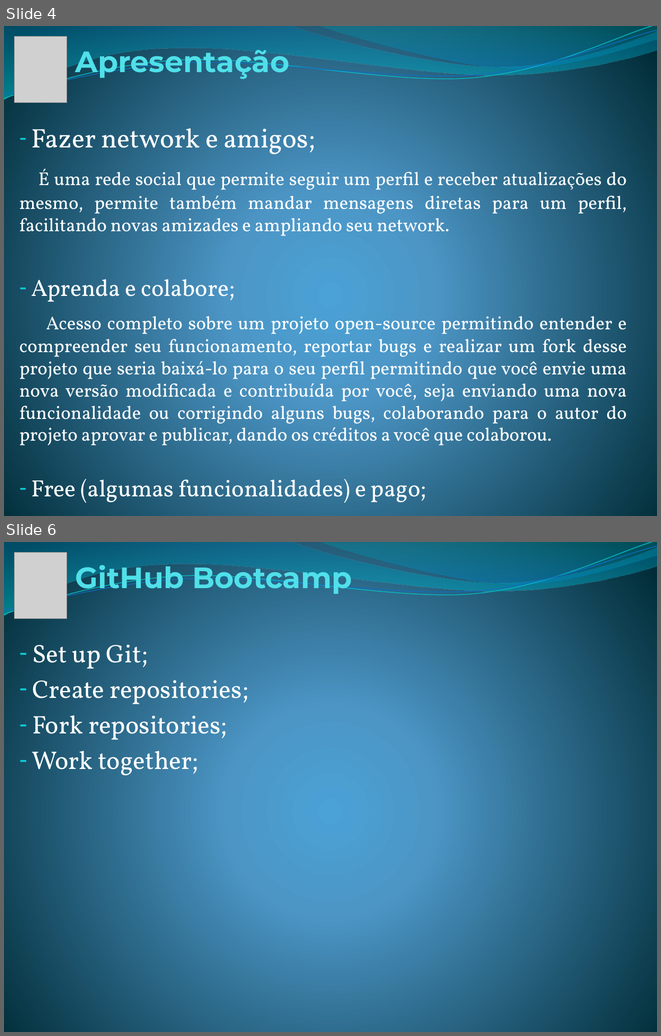
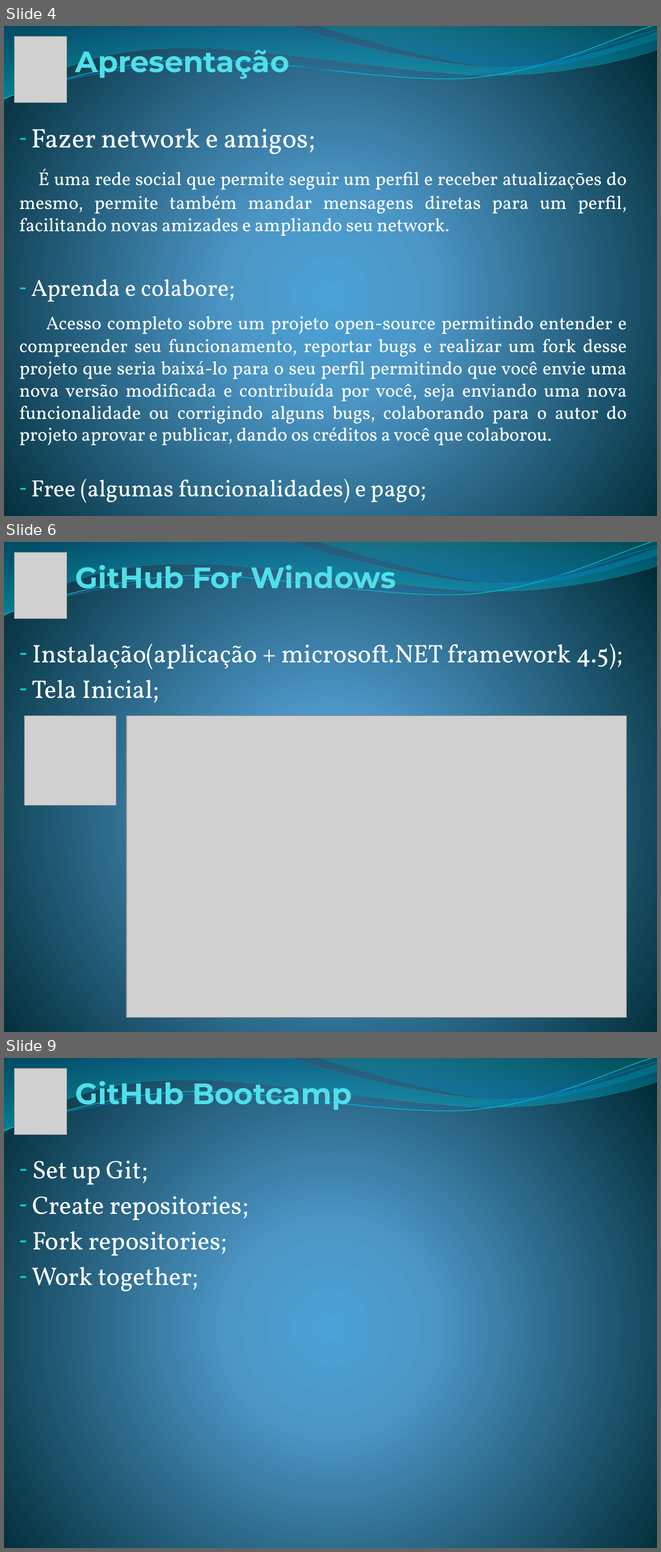
Before and after one commit to gvalman/test, a slide deck: GitHub Seminario.pptx. Shown one above the other, each under a label of ours: slides 4 and 6 before the commit, slides 4, 6 and 9 after it; the slides between them are not shown. The pictures are 661x1036 and 661x1552 pixels, drawn with LibreOffice and Linux fonts; fonts in the diff are those of the drawing; grey boxes stand for pictures. Boxes give left, top, right and bottom in pixels: in the first picture for what was removed or moved away, otherwise in the second. Text is boxed around its words. In the diff, an @@ line names an element or a change of style, - is before the commit and + after.

Commit message:
Aplicando Slides
Sobre GitHub for windows

```diff
--- a/GitHub Seminario.pptx
+++ b/GitHub Seminario.pptx
@@ slide 6 added at bbox=[4, 542, 657, 1032], background gradient #4AA0D6 to #4C98C7 to #002C38; not listed: 4 template elements that a slide beside it also shows @@
@@ picture added at bbox=[15, 553, 67, 619] @@
@@ title added at bbox=[76, 565, 396, 594], 32.4 pt, text #51E0EA, bold @@
+GitHub For Windows
@@ subtitle added at bbox=[32, 638, 623, 703], 28 pt, text #FFFFFF @@
+– Instalação(aplicação + microsoft.NET framework 4.5);
+– Tela Inicial;
@@ picture added at bbox=[24, 716, 116, 805] @@
@@ picture added at bbox=[126, 716, 626, 1017] @@
@@ what was slide 6 is now slide 9 @@
```
Also in this commit, not shown: 2 slides changed, 2 other slides added.
